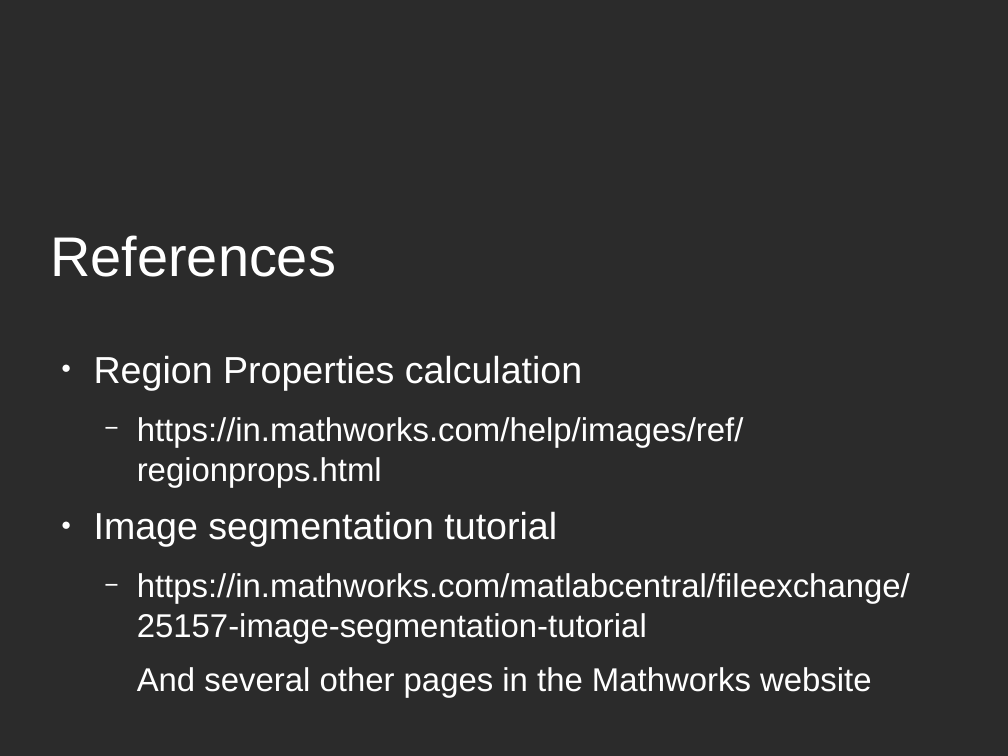
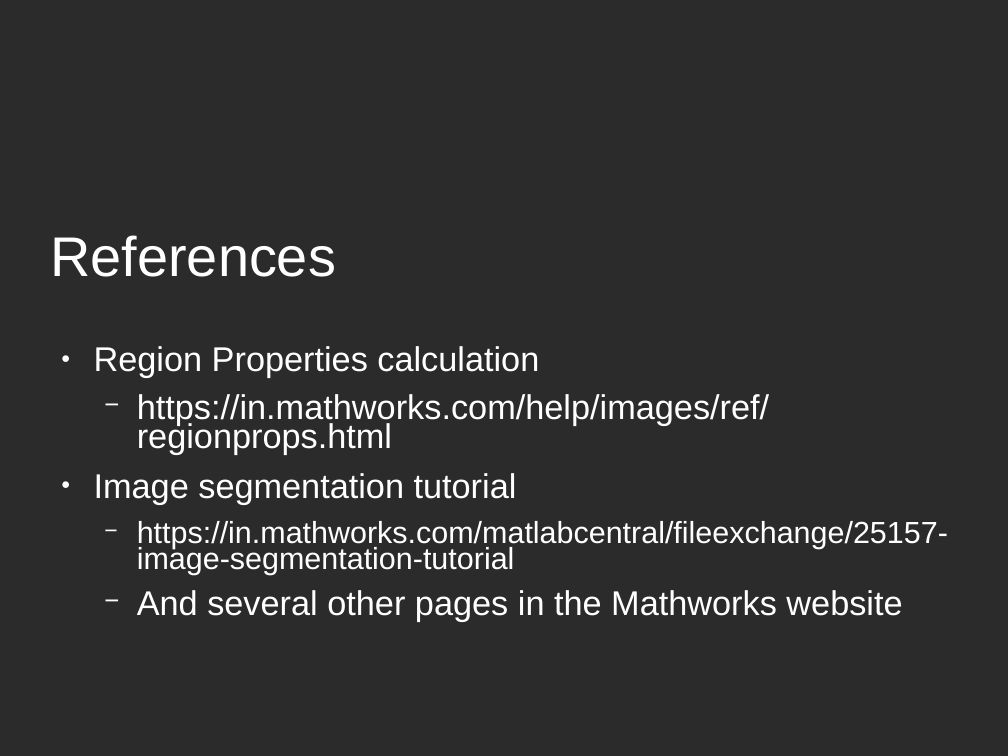
Before and after one commit to Anirudh-Shrikanth/light_source_direction_detection, a slide deck: slide 7 of PPT.odp (slide 6 before the commit). Drawn at 1008x756 pixels with LibreOffice and Linux fonts; fonts in the diff are those of the drawing; background and template pictures are left out; a plain dark background stands for a picture behind light text. Boxes give left, top, right and bottom in pixels: in the first picture for what was removed or moved away, otherwise in the second. Text is boxed around its words. In the diff, an @@ line names an element or a change of style, - is before the commit and + after.

```diff
--- a/PPT.odp
+++ b/PPT.odp
@@ text "Region Properties calculation" at [94,346,948,621]: size 29.6 to 27 pt in "Region Properties calculation", "Image segmentation tutorial"; size 25.9 to 27 pt in "https://in.mathworks.com/help/images/ref/regionprops.html", "And several other pages in the Mathworks ..."; size 25.9 to 24 pt in "https://in.mathworks.com/matlabcentral/fileexchange/25157-im ..."; indent changed; line spacing 1 to 0.8; line spacing 1 to 0.7; more space between paragraphs; bullet none to − @@
```
Also in this commit, not shown: 6 other slides changed, 1 slide added.
